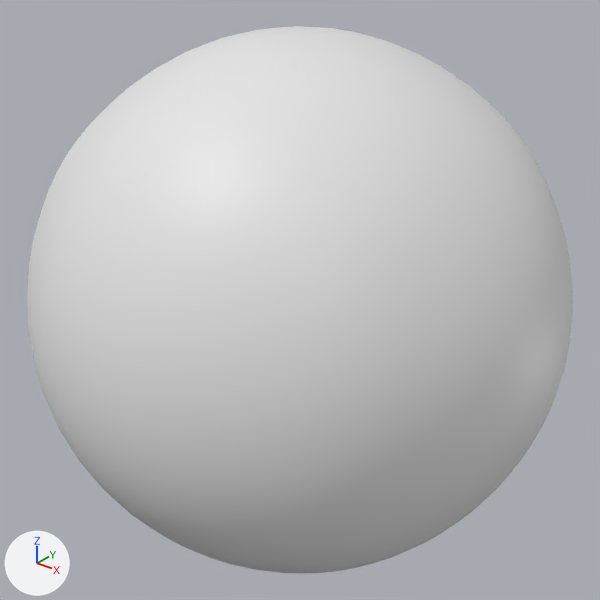
An edit to the Blender file Models/planet_editor.blend, drawn before and after from the same camera.
Before and after are seen from a 50 mm lens placed at (172.6, -215.7, 133.7), pointed at (0.0, 0.0, 0.0). The lights are fixed; the arrows at lower left show +X, +Y and +Z. The same objects are shown in both versions, whatever each file hides.

Objects in the first picture: 'BAKE TARGET'.
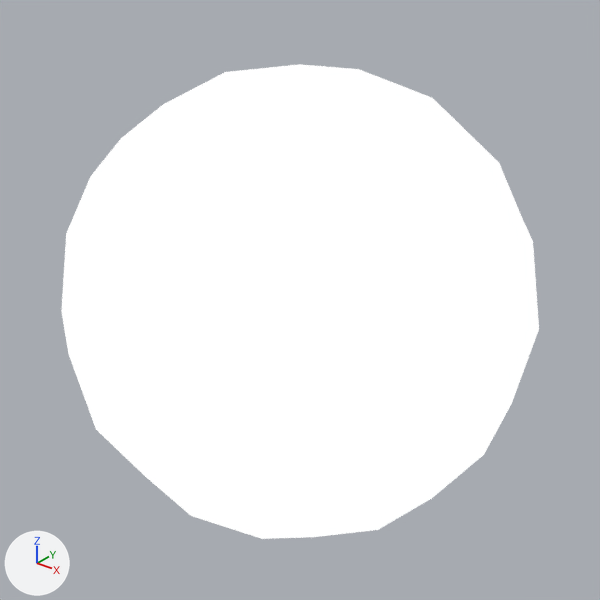
Changed parts and their boxes [x1, y1, x2, y2] in the pictures (600 x 600 px):
'BAKE TARGET', surface changed, reshaped, rescaled (12% narrower, 13% shorter): before [27, 26, 573, 574]; after [61, 64, 539, 539]
part 1 of me_roundcube, cut back: before [27, 26, 573, 574]; after [61, 64, 539, 539]

Edits to the bpy script that builds the scene:
```text
Add ng_surface:
    ng_surface = bpy.data.node_groups.new('SURFACE', 'ShaderNodeTree')
    _s = ng_surface.interface.new_socket(name='Emission', in_out='OUTPUT', socket_type='NodeSocketShader')
    _N = ng_surface.nodes; _L = ng_surface.links
    n0 = _N.new('ShaderNodeEmission'); n0.name = 'Emission'
    n1 = _N.new('NodeGroupOutput'); n1.name = 'Group Output'
    _L.new(n0.outputs[0], n1.inputs[0])  # 'Emission' to 'Emission'
Change mat_back:
    remove n0 = _N.new('ShaderNodeBsdfPrincipled'); n0.name = 'Principled BSDF'
    remove n0.distribution = 'GGX'
    remove n0.subsurface_method = 'RANDOM_WALK_SKIN'
    remove n1 = _N.new('ShaderNodeOutputMaterial'); n1.name = 'Material Output'
    remove _L.new(n0.outputs[0], n1.inputs[0])  # 'BSDF' to 'Surface'
    add n2 = _N.new('ShaderNodeOutputMaterial'); n2.name = 'Material Output.001'
    add n3 = _N.new('ShaderNodeGroup'); n3.name = 'Group'
    add n3.node_tree = ng_surface
    add _L.new(n3.outputs[0], n2.inputs[0])  # 'Emission' to 'Surface'
Change mat_left:
    remove n0 = _N.new('ShaderNodeBsdfPrincipled'); n0.name = 'Principled BSDF'
    remove n0.distribution = 'GGX'
    remove n0.subsurface_method = 'RANDOM_WALK_SKIN'
    remove n1 = _N.new('ShaderNodeOutputMaterial'); n1.name = 'Material Output'
    remove _L.new(n0.outputs[0], n1.inputs[0])  # 'BSDF' to 'Surface'
    add n2 = _N.new('ShaderNodeOutputMaterial'); n2.name = 'Material Output.001'
    add n3 = _N.new('ShaderNodeGroup'); n3.name = 'Group'
    add n3.node_tree = ng_surface
    add _L.new(n3.outputs[0], n2.inputs[0])  # 'Emission' to 'Surface'
Change mat_up:
    remove n0 = _N.new('ShaderNodeBsdfPrincipled'); n0.name = 'Principled BSDF'
    remove n0.distribution = 'GGX'
    remove n0.subsurface_method = 'RANDOM_WALK_SKIN'
    add n2 = _N.new('ShaderNodeGroup'); n2.name = 'Group'
    add n2.node_tree = ng_surface
    where n1 = _N.new('ShaderNodeOutputMaterial'); n1.name = 'Material Output'
    remove _L.new(n0.outputs[0], n1.inputs[0])  # 'BSDF' to 'Surface'
    add _L.new(n2.outputs[0], n1.inputs[0])  # 'Emission' to 'Surface'
Change mat_down:
    remove n0 = _N.new('ShaderNodeBsdfPrincipled'); n0.name = 'Principled BSDF'
    remove n0.distribution = 'GGX'
    remove n0.subsurface_method = 'RANDOM_WALK_SKIN'
    remove n1 = _N.new('ShaderNodeOutputMaterial'); n1.name = 'Material Output'
    remove _L.new(n0.outputs[0], n1.inputs[0])  # 'BSDF' to 'Surface'
    add n2 = _N.new('ShaderNodeOutputMaterial'); n2.name = 'Material Output.001'
    add n3 = _N.new('ShaderNodeGroup'); n3.name = 'Group'
    add n3.node_tree = ng_surface
    add _L.new(n3.outputs[0], n2.inputs[0])  # 'Emission' to 'Surface'
Change me_roundcube:
    used by ob_bake_target; location = (0.0, 0.0, 0.0)
    remove me_roundcube.from_pydata(...)  # 98 vertices, 96 faces; spans x -100.0..100.0, y -100.0..100.0, z -100.0..100.0
    add me_roundcube.from_pydata(...)  # 8 vertices, 6 faces; spans x -50.0..50.0, y -50.0..50.0, z -50.0..50.0
    me_roundcube part 1: the whole mesh is rebuilt
    me_roundcube part 2: the surface is now shaded flat
Change ob_bake_target:
    ob_bake_target.scale: (1.0, 1.0, 1.0) -> (2.0, 2.0, 2.0)
```
